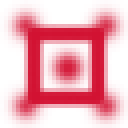
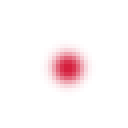
Layer changes from the first 128 × 128 image to the second:
hid "Layer 2" over [0, 0, 128, 128]
